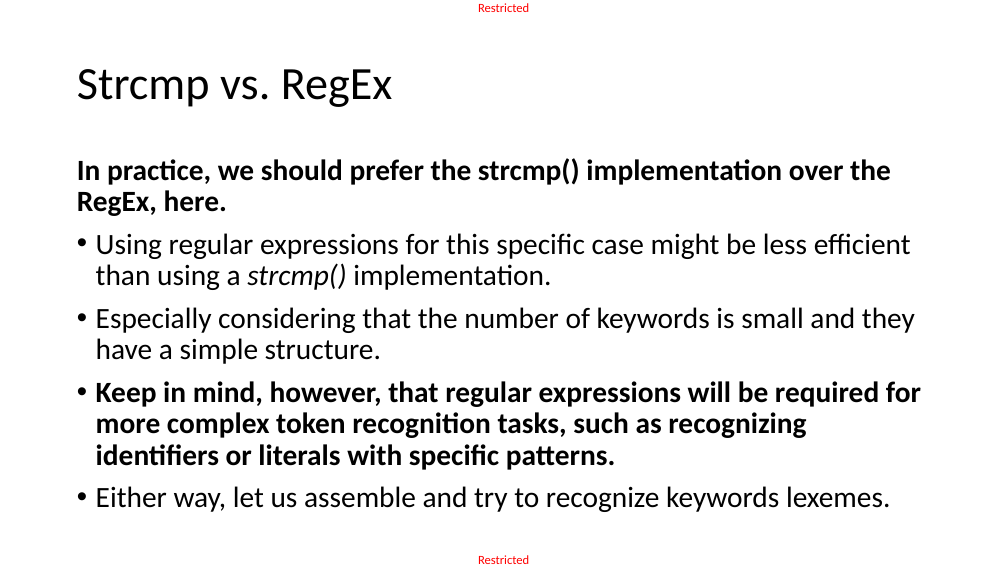
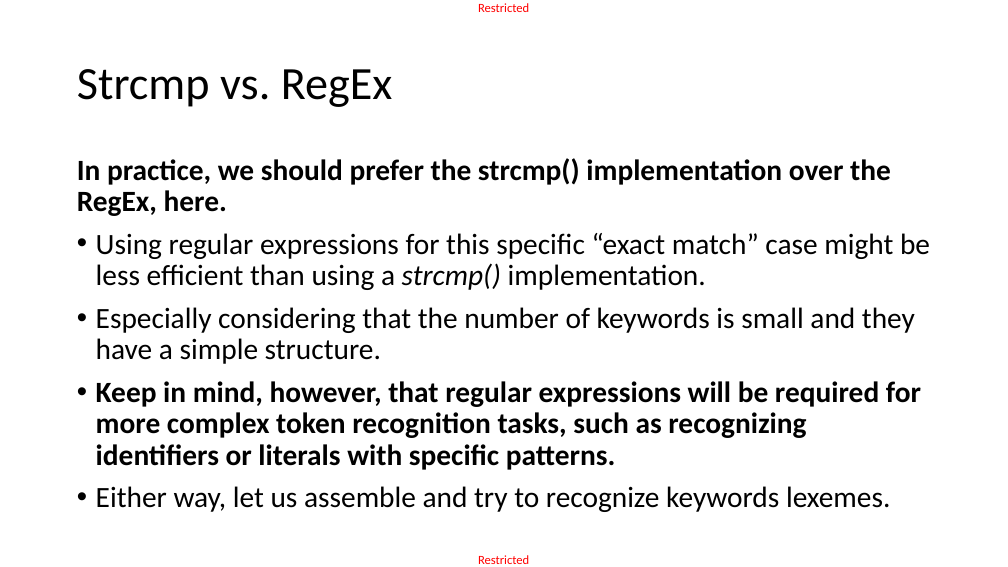
Before and after one commit to matthieudemari/SUTD_PLC_50_051, a slide deck: slide 28 of W9/W9S3/W9S3.pptx. Drawn at 1008x567 pixels with LibreOffice and Linux fonts; fonts in the diff are those of the drawing. Boxes give left, top, right and bottom in pixels: in the first picture for what was removed or moved away, otherwise in the second. Text is boxed around its words. In the diff, an @@ line names an element or a change of style, - is before the commit and + after.

```diff
--- a/W9/W9S3/W9S3.pptx
+++ b/W9/W9S3/W9S3.pptx
@@ text at (96,233,930,290): text changed @@
-• Using regular expressions for this specific case might be less efficient than using a strcmp() implementation.
+• Using regular expressions for this specific “exact match” case might be less efficient than using a strcmp() implementation.
```
Also in this commit, not shown: 20 other slides changed, 8 slides added, 7 other files.
